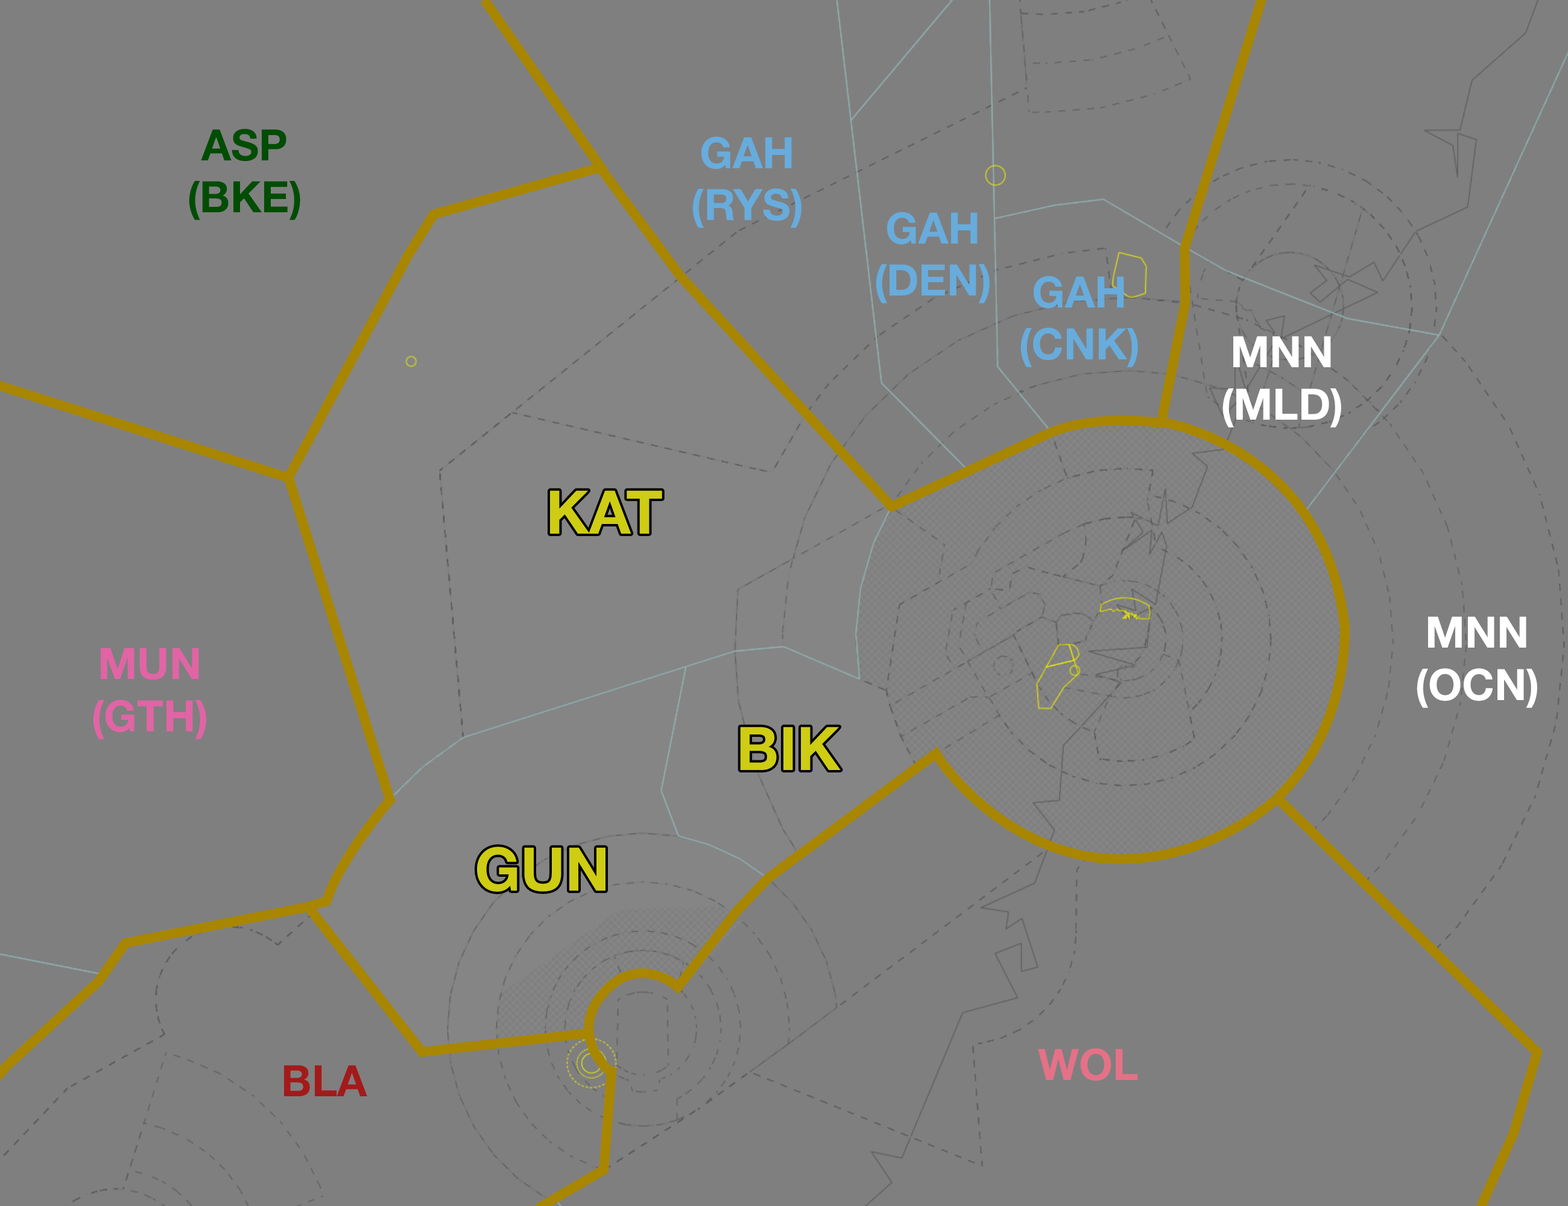
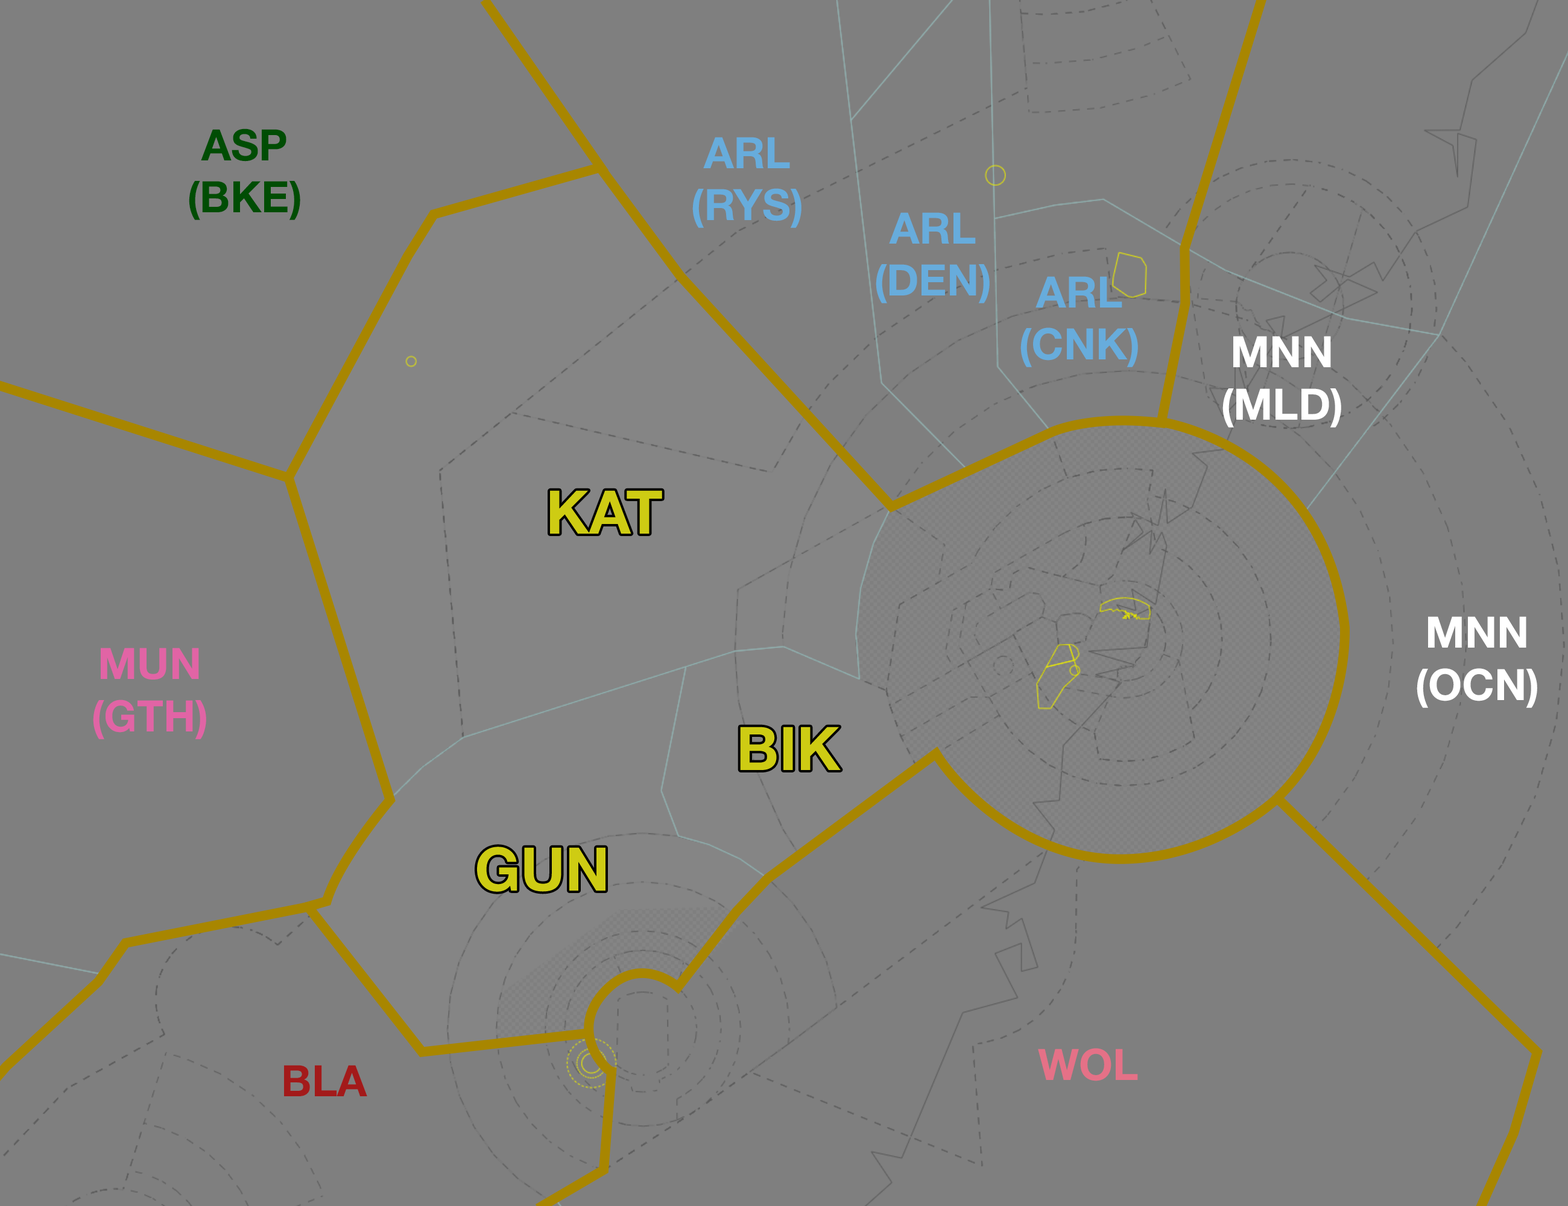
Comparing the layer stacks of the two 1568x1206 images. Changes:
renamed "GAH (RYS)" to "ARL (RYS)", painted on it over bbox(701, 136, 792, 170)
renamed "GAH (DEN)" to "ARL (DEN)", painted on it over bbox(887, 211, 978, 245)
renamed "GAH (CNK)" to "ARL (CNK)", painted on it over bbox(1033, 275, 1125, 309)